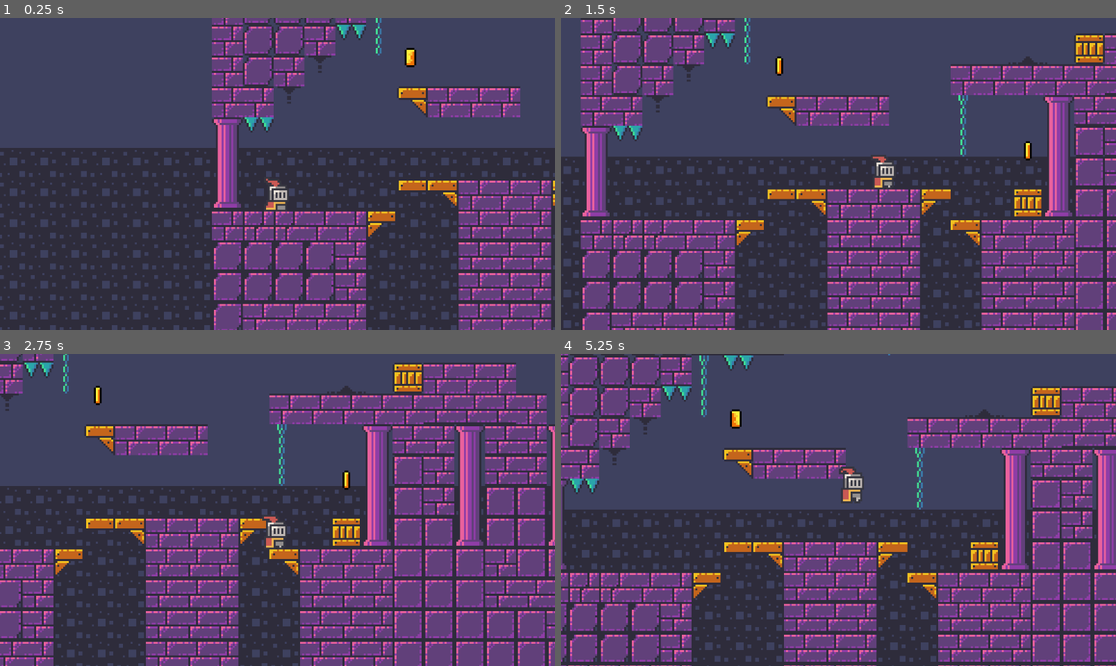
Above: before the commit, frames 1-4 (two rows, left to right).
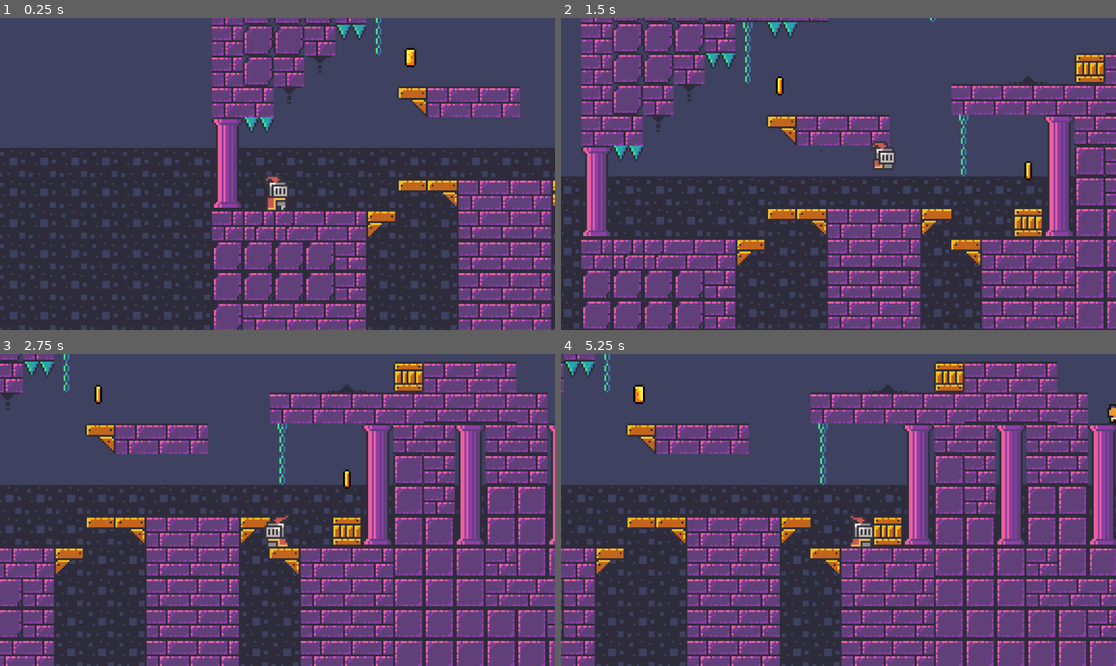
Above: after the commit, the same moments.

Repository: Mercunus/game-example
Game: Godot game, scene res://scenes/game.tscn
Same seed, same stepped clock (60 frames per second), same inputs: the game is played once before the commit and once after it.
Inputs:
- Up to frame 1 (0.25 s): no input
- Up to frame 2 (1.5 s): tap Enter (ui_accept) at 0.5, 0.6 s; hold Right (ui_right) from 0.53 s (still down); tap Up (jump, bound only after the commit) at 0.77, 0.8, 1.07, 1.35 s
- Up to frame 3 (2.75 s): tap Up (jump, bound only after the commit) at 1.52, 1.82, 2.3 s; tap Enter (ui_accept) at 1.55, 2.1 s; release Right (ui_right) at 2.03 s; hold Left (ui_left) from 2.03 s (still down)
- Up to frame 4 (5.25 s): release Left (ui_left) at 2.78 s; hold Right (ui_right) 2.78-4.28 s; tap Enter (ui_accept) at 2.85, 4.35, 5.1 s; tap Up (jump, bound only after the commit) at 3.02, 3.32, 3.6, 3.77, 4.07, 4.52, 4.82 s; hold Left (ui_left) 4.28-5.03 s; hold Right (ui_right) from 5.03 s (still down)

The runs differ from the first frame. In frame 1, 0.2% of the frame differs, in the area x 47-52%, y 50-62%; in frame 2, 46%; in frame 3, 18%; in frame 4, 66%, in the area x 0-100%, y 0-100%.

Commit message:
Player 2.0

Diff:
--- a/project.godot
+++ b/project.godot
@@ -15,6 +15,28 @@
 config/features=PackedStringArray("4.4", "Forward Plus")
 config/icon="res://icon.svg"
 
+[input]
+
+jump={
+"deadzone": 0.5,
+"events": [Object(InputEventKey,"resource_local_to_scene":false,"resource_name":"","device":-1,"window_id":0,"alt_pressed":false,"shift_pressed":false,"ctrl_pressed":false,"meta_pressed":false,"pressed":false,"keycode":0,"physical_keycode":4194320,"key_label":0,"unicode":0,"location":0,"echo":false,"script":null)
+, Object(InputEventKey,"resource_local_to_scene":false,"resource_name":"","device":-1,"window_id":0,"alt_pressed":false,"shift_pressed":false,"ctrl_pressed":false,"meta_pressed":false,"pressed":false,"keycode":0,"physical_keycode":87,"key_label":0,"unicode":119,"location":0,"echo":false,"script":null)
+, Object(InputEventKey,"resource_local_to_scene":false,"resource_name":"","device":-1,"window_id":0,"alt_pressed":false,"shift_pressed":false,"ctrl_pressed":false,"meta_pressed":false,"pressed":false,"keycode":0,"physical_keycode":32,"key_label":0,"unicode":32,"location":0,"echo":false,"script":null)
+]
+}
+move_left={
+"deadzone": 0.5,
+"events": [Object(InputEventKey,"resource_local_to_scene":false,"resource_name":"","device":-1,"window_id":0,"alt_pressed":false,"shift_pressed":false,"ctrl_pressed":false,"meta_pressed":false,"pressed":false,"keycode":0,"physical_keycode":4194319,"key_label":0,"unicode":0,"location":0,"echo":false,"script":null)
+, Object(InputEventKey,"resource_local_to_scene":false,"resource_name":"","device":-1,"window_id":0,"alt_pressed":false,"shift_pressed":false,"ctrl_pressed":false,"meta_pressed":false,"pressed":false,"keycode":0,"physical_keycode":65,"key_label":0,"unicode":97,"location":0,"echo":false,"script":null)
+]
+}
+move_right={
+"deadzone": 0.5,
+"events": [Object(InputEventKey,"resource_local_to_scene":false,"resource_name":"","device":-1,"window_id":0,"alt_pressed":false,"shift_pressed":false,"ctrl_pressed":false,"meta_pressed":false,"pressed":false,"keycode":0,"physical_keycode":4194321,"key_label":0,"unicode":0,"location":0,"echo":false,"script":null)
+, Object(InputEventKey,"resource_local_to_scene":false,"resource_name":"","device":-1,"window_id":0,"alt_pressed":false,"shift_pressed":false,"ctrl_pressed":false,"meta_pressed":false,"pressed":false,"keycode":0,"physical_keycode":68,"key_label":0,"unicode":100,"location":0,"echo":false,"script":null)
+]
+}
+
 [rendering]
 
 textures/canvas_textures/default_texture_filter=0
--- a/scenes/player.tscn
+++ b/scenes/player.tscn
@@ -1,8 +1,24 @@
-[gd_scene load_steps=9 format=3 uid="uid://dxgf1o2tlotku"]
+[gd_scene load_steps=30 format=3 uid="uid://dxgf1o2tlotku"]
 
 [ext_resource type="Texture2D" uid="uid://bf4yi8fbfjbax" path="res://assets/sprites/lancelot_.png" id="1_3vyb7"]
 [ext_resource type="Script" uid="uid://lf1dgu7pm5pu" path="res://scripts/player.gd" id="1_g2els"]
 
+[sub_resource type="AtlasTexture" id="AtlasTexture_4ni07"]
+atlas = ExtResource("1_3vyb7")
+region = Rect2(0, 288, 32, 32)
+
+[sub_resource type="AtlasTexture" id="AtlasTexture_l71n6"]
+atlas = ExtResource("1_3vyb7")
+region = Rect2(32, 288, 32, 32)
+
+[sub_resource type="AtlasTexture" id="AtlasTexture_ke2ow"]
+atlas = ExtResource("1_3vyb7")
+region = Rect2(64, 288, 32, 32)
+
+[sub_resource type="AtlasTexture" id="AtlasTexture_ujl30"]
+atlas = ExtResource("1_3vyb7")
+region = Rect2(96, 288, 32, 32)
+
 [sub_resource type="AtlasTexture" id="AtlasTexture_g2els"]
 atlas = ExtResource("1_3vyb7")
 region = Rect2(0, 0, 32, 32)
@@ -18,11 +34,96 @@
 [sub_resource type="AtlasTexture" id="AtlasTexture_qlg0r"]
 atlas = ExtResource("1_3vyb7")
 region = Rect2(96, 0, 32, 32)
+
+[sub_resource type="AtlasTexture" id="AtlasTexture_tuyoq"]
+atlas = ExtResource("1_3vyb7")
+region = Rect2(64, 192, 32, 32)
+
+[sub_resource type="AtlasTexture" id="AtlasTexture_fjrip"]
+atlas = ExtResource("1_3vyb7")
+region = Rect2(0, 32, 32, 32)
+
+[sub_resource type="AtlasTexture" id="AtlasTexture_smehm"]
+atlas = ExtResource("1_3vyb7")
+region = Rect2(32, 32, 32, 32)
+
+[sub_resource type="AtlasTexture" id="AtlasTexture_ur7pv"]
+atlas = ExtResource("1_3vyb7")
+region = Rect2(64, 32, 32, 32)
+
+[sub_resource type="AtlasTexture" id="AtlasTexture_y4r1p"]
+atlas = ExtResource("1_3vyb7")
+region = Rect2(96, 32, 32, 32)
+
+[sub_resource type="AtlasTexture" id="AtlasTexture_d2wvv"]
+atlas = ExtResource("1_3vyb7")
+region = Rect2(0, 64, 32, 32)
+
+[sub_resource type="AtlasTexture" id="AtlasTexture_3v2ag"]
+atlas = ExtResource("1_3vyb7")
+region = Rect2(32, 64, 32, 32)
+
+[sub_resource type="AtlasTexture" id="AtlasTexture_jej6c"]
+atlas = ExtResource("1_3vyb7")
+region = Rect2(64, 64, 32, 32)
+
+[sub_resource type="AtlasTexture" id="AtlasTexture_f1ej7"]
+atlas = ExtResource("1_3vyb7")
+region = Rect2(96, 64, 32, 32)
+
+[sub_resource type="AtlasTexture" id="AtlasTexture_oprun"]
+atlas = ExtResource("1_3vyb7")
+region = Rect2(0, 96, 32, 32)
+
+[sub_resource type="AtlasTexture" id="AtlasTexture_a8ls1"]
+atlas = ExtResource("1_3vyb7")
+region = Rect2(32, 96, 32, 32)
+
+[sub_resource type="AtlasTexture" id="AtlasTexture_qfm1y"]
+atlas = ExtResource("1_3vyb7")
+region = Rect2(64, 96, 32, 32)
+
+[sub_resource type="AtlasTexture" id="AtlasTexture_fulsm"]
+atlas = ExtResource("1_3vyb7")
+region = Rect2(96, 96, 32, 32)
+
+[sub_resource type="AtlasTexture" id="AtlasTexture_4r5pv"]
+atlas = ExtResource("1_3vyb7")
+region = Rect2(0, 128, 32, 32)
+
+[sub_resource type="AtlasTexture" id="AtlasTexture_60mlk"]
+atlas = ExtResource("1_3vyb7")
+region = Rect2(32, 128, 32, 32)
+
+[sub_resource type="AtlasTexture" id="AtlasTexture_i4ail"]
+atlas = ExtResource("1_3vyb7")
+region = Rect2(64, 128, 32, 32)
+
+[sub_resource type="AtlasTexture" id="AtlasTexture_a38lo"]
+atlas = ExtResource("1_3vyb7")
+region = Rect2(96, 128, 32, 32)
 
 [sub_resource type="SpriteFrames" id="SpriteFrames_tuyoq"]
 animations = [{
 "frames": [{
 "duration": 1.0,
+"texture": SubResource("AtlasTexture_4ni07")
+}, {
+"duration": 1.0,
+"texture": SubResource("AtlasTexture_l71n6")
+}, {
+"duration": 1.0,
+"texture": SubResource("AtlasTexture_ke2ow")
+}, {
+"duration": 1.0,
+"texture": SubResource("AtlasTexture_ujl30")
+}],
+"loop": false,
+"name": &"dead",
+"speed": 3.0
+}, {
+"frames": [{
+"duration": 1.0,
 "texture": SubResource("AtlasTexture_g2els")
 }, {
 "duration": 1.0,
@@ -36,6 +137,67 @@
 }],
 "loop": true,
 "name": &"idle",
+"speed": 10.0
+}, {
+"frames": [{
+"duration": 1.0,
+"texture": SubResource("AtlasTexture_tuyoq")
+}],
+"loop": true,
+"name": &"jump",
+"speed": 5.0
+}, {
+"frames": [{
+"duration": 1.0,
+"texture": SubResource("AtlasTexture_fjrip")
+}, {
+"duration": 1.0,
+"texture": SubResource("AtlasTexture_smehm")
+}, {
+"duration": 1.0,
+"texture": SubResource("AtlasTexture_ur7pv")
+}, {
+"duration": 1.0,
+"texture": SubResource("AtlasTexture_y4r1p")
+}, {
+"duration": 1.0,
+"texture": SubResource("AtlasTexture_d2wvv")
+}, {
+"duration": 1.0,
+"texture": SubResource("AtlasTexture_3v2ag")
+}, {
+"duration": 1.0,
+"texture": SubResource("AtlasTexture_jej6c")
+}, {
+"duration": 1.0,
+"texture": SubResource("AtlasTexture_f1ej7")
+}, {
+"duration": 1.0,
+"texture": SubResource("AtlasTexture_oprun")
+}, {
+"duration": 1.0,
+"texture": SubResource("AtlasTexture_a8ls1")
+}, {
+"duration": 1.0,
+"texture": SubResource("AtlasTexture_qfm1y")
+}, {
+"duration": 1.0,
+"texture": SubResource("AtlasTexture_fulsm")
+}, {
+"duration": 1.0,
+"texture": SubResource("AtlasTexture_4r5pv")
+}, {
+"duration": 1.0,
+"texture": SubResource("AtlasTexture_60mlk")
+}, {
+"duration": 1.0,
+"texture": SubResource("AtlasTexture_i4ail")
+}, {
+"duration": 1.0,
+"texture": SubResource("AtlasTexture_a38lo")
+}],
+"loop": true,
+"name": &"run",
 "speed": 10.0
 }]
 
@@ -50,7 +212,7 @@
 [node name="AnimatedSprite2D" type="AnimatedSprite2D" parent="."]
 position = Vector2(0, -12)
 sprite_frames = SubResource("SpriteFrames_tuyoq")
-animation = &"idle"
+animation = &"dead"
 autoplay = "idle"
 
 [node name="CollisionShape2D" type="CollisionShape2D" parent="."]
--- a/scripts/killzone.gd
+++ b/scripts/killzone.gd
@@ -6,6 +6,8 @@
 
 func _on_body_entered(body):
 	print("You died!")
+	#body.get_node("AnimatedSprite2D").play("dead")
+	#await(get_tree().create_timer(1.0).timeout)
 	Engine.time_scale = 0.5
 	timer.start()
 	body.get_node("CollisionShape2D").queue_free()
--- a/scripts/player.gd
+++ b/scripts/player.gd
@@ -3,6 +3,8 @@
 
 const SPEED = 130.0
 const JUMP_VELOCITY = -300.0
+@onready var animated_sprite: AnimatedSprite2D = $AnimatedSprite2D
+@onready var collision_shape: CollisionShape2D = $CollisionShape2D
 
 
 func _physics_process(delta: float) -> void:
@@ -11,12 +13,31 @@
 		velocity += get_gravity() * delta
 
 	# Handle jump.
-	if Input.is_action_just_pressed("ui_accept") and is_on_floor():
+	if Input.is_action_just_pressed("jump") and is_on_floor():
 		velocity.y = JUMP_VELOCITY
 
-	# Get the input direction and handle the movement/deceleration.
-	# As good practice, you should replace UI actions with custom gameplay actions.
-	var direction := Input.get_axis("ui_left", "ui_right")
+	# Get the input direction: -1, 0, 1
+	var direction := Input.get_axis("move_left", "move_right")
+
+	#Flip the Sprite
+	if direction > 0:
+		animated_sprite.flip_h = false
+	elif direction < 0:
+		animated_sprite.flip_h = true
+
+	#Play animations
+	if is_on_floor():
+		if direction == 0:
+			animated_sprite.play("idle")
+		else:
+			animated_sprite.play("run")
+	else:
+		animated_sprite.play("jump")
+
+	#if collision_shape.is_queued_for_deletion():
+	#	animated_sprite.play("dead")
+
+	#Apply movement
 	if direction:
 		velocity.x = direction * SPEED
 	else:
